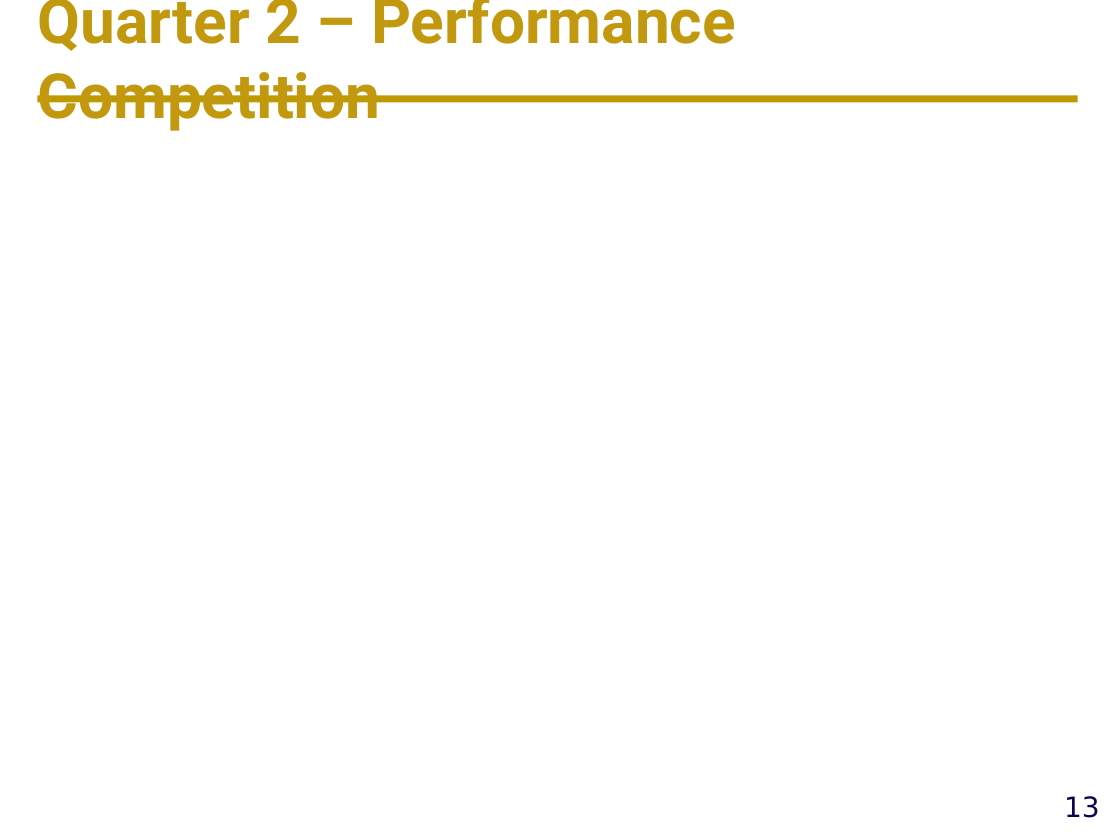
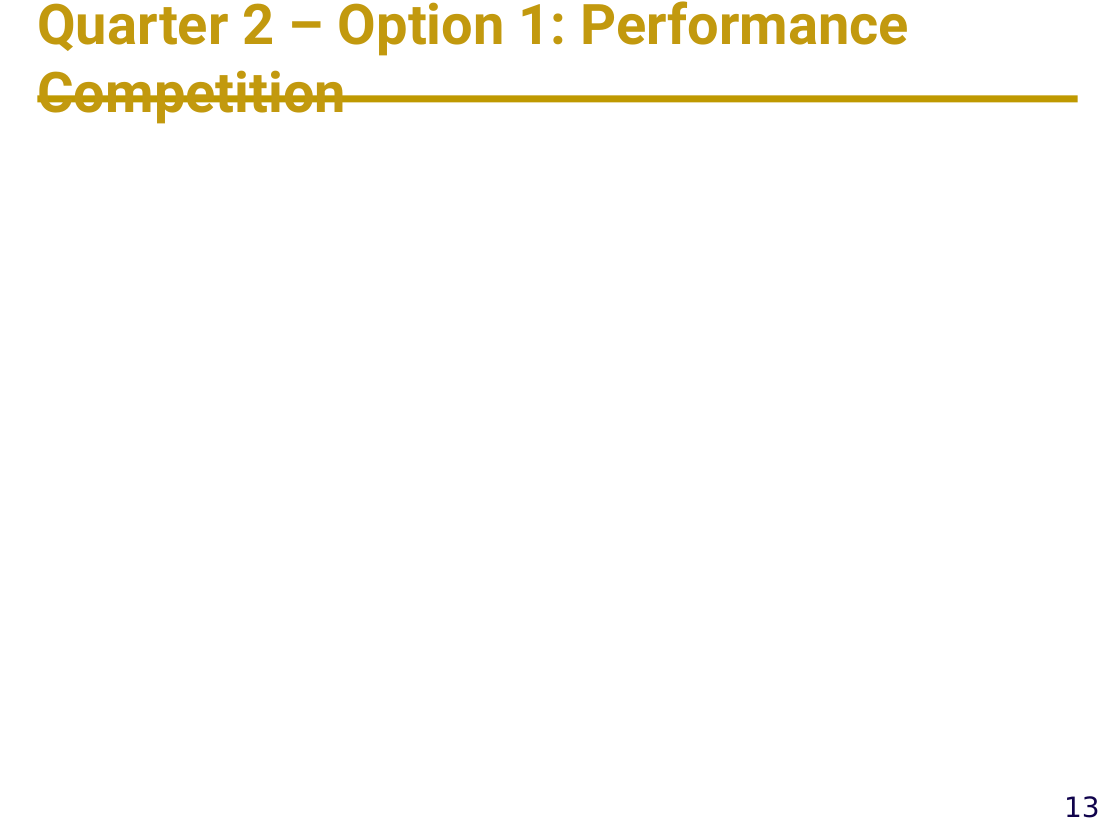
Before and after one commit to ucdart/UCD-EEC134, a slide deck: slide 13 of lectures/lec0/Lec0-CourseMechanisms.pptx. Drawn at 1120x840 pixels with LibreOffice and Linux fonts; fonts in the diff are those of the drawing; grey boxes stand for pictures; background and template pictures are left out. Boxes give left, top, right and bottom in pixels: in the first picture for what was removed or moved away, otherwise in the second. Text is boxed around its words. In the diff, an @@ line names an element or a change of style, - is before the commit and + after.

```diff
--- a/lectures/lec0/Lec0-CourseMechanisms.pptx
+++ b/lectures/lec0/Lec0-CourseMechanisms.pptx
@@ title at [37, 1, 909, 124]: text changed; size 40 to 36 pt @@
-Quarter 2 – Performance Competition
+Quarter 2 – Option 1: Performance Competition
```
Also in this commit, not shown: 1 slide added, 5 other files.
